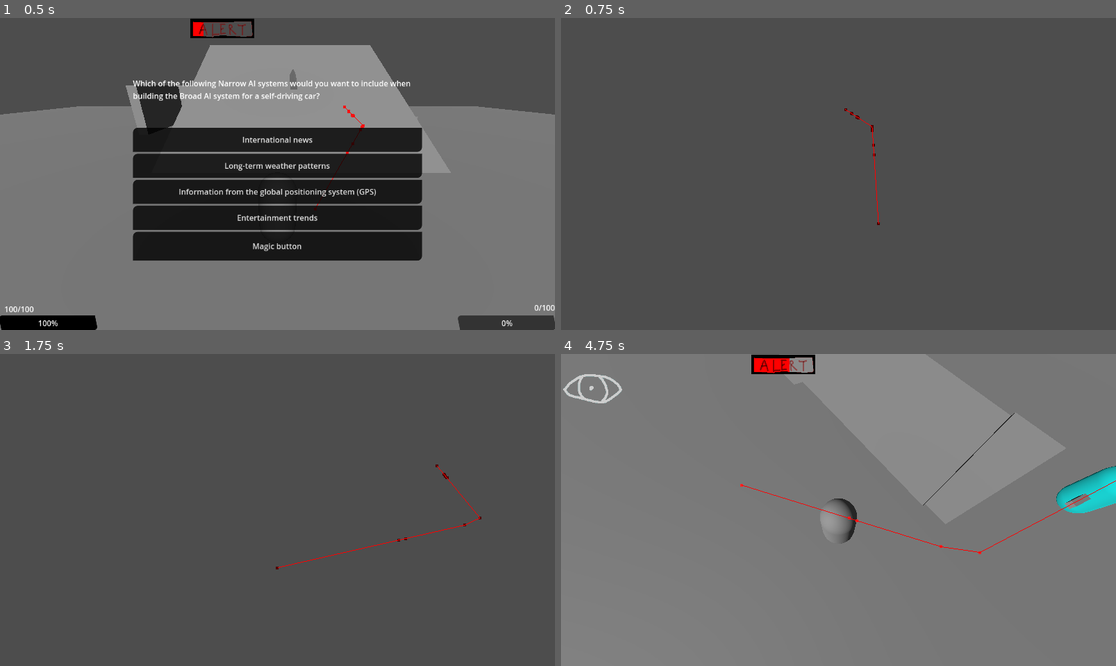
Above: before the commit, frames 1-4 (two rows, left to right).
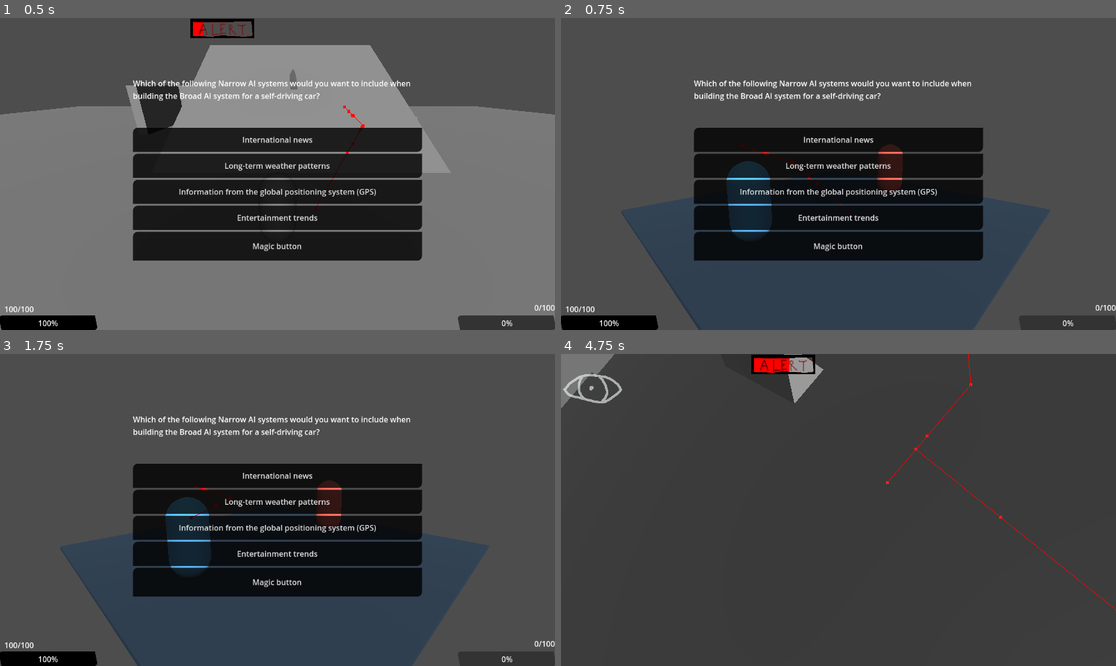
Above: after the commit, the same moments.

Repository: COMP2281/software-engineering-group24-25-06
Game: Godot game, scene res://scenes/missions/main.tscn
Two runs of this game, one before a commit and one after it. Both use one fixed random seed, a clock stepped at 60 frames per second and the inputs below.
Inputs (mouse positions are in pixels of both pictures, inside the frame that each line leads up to):
- Up to frame 1 (0.5 s): no input
- Up to frame 2 (0.75 s): tap Enter (ui_accept) at 0.5 s; move the mouse to (866, 174) at 0.52 s; hold W (forward) from 0.53 s (still down); tap B (change_battle) at 0.6 s
- Up to frame 3 (1.75 s): keep holding W (forward); tap Enter (ui_accept) at 0.77, 1.52 s; tap M (change_mission) at 0.8, 1.35 s; move the mouse to (249, 510) at 1.27 s; tap B (change_battle) at 1.55 s
- Up to frame 4 (4.75 s): release W (forward) at 2 s; click (838, 475) at 2 s, where only the run after the commit has a clickable "International news"; tap Enter (ui_accept) at 2.75, 3.77, 4.52 s; move the mouse to (894, 441) at 2.77 s; hold D (strafe_right) 2.78-3.53 s; tap B (change_battle) at 2.85, 3.8 s; tap M (change_mission) at 3.05, 3.6, 4.55 s; move the mouse to (832, 516) at 3.52 s; hold W (forward) 3.53-4.28 s; move the mouse to (1005, 556) at 4.27 s; hold A (strafe_left) from 4.28 s (still down); right-click (1005, 556) at 4.35 s

Frame 1 is identical in both runs. In frame 2, 41% of the frame differs, in the area x 0-100%, y 20-100%; in frame 3, 41%; in frame 4, 98%, in the area x 0-100%, y 0-100%.
Error before the commit: Invalid access to property or key 'enemy_encountered' on a base object of type 'Dictionary'. (res://scripts/scene_coordinator/states/encounter_state.gd:10)
Error after the commit: Invalid access to property or key 'enemy_encountered' on a base object of type 'Dictionary'. (res://scripts/scene_coordinator/states/encounter_state.gd:12)

Commit message:
Updates to scene transition in preparation

Diff:
--- a/scripts/battle/battle.gd
+++ b/scripts/battle/battle.gd
@@ -18,7 +18,7 @@
 var enemy_being_fought: Enemy = null
 var current_question: Question = null
 
-func prepare_enter(fighting_enemy: Enemy) -> void:
+func entered_from_mission(fighting_enemy: Enemy) -> void:
 	enemy_being_fought = fighting_enemy
 	enemy.enemy_resource = enemy_being_fought.enemy_resource
 	enemy_max_health = enemy.enemy_resource.health
@@ -27,6 +27,7 @@
 
 	ui.set_enemy(enemy.enemy_resource)
 
+func prepare_enter() -> void:
 	$CanvasLayer.show()
 	$Camera3D.make_current()
 
@@ -171,7 +172,7 @@
 	# TODO: Timer after victory (probably should be some animation that plays that we await?)
 	await get_tree().create_timer(1.0).timeout
 
-	SceneCoordinator.change_scene.emit("Mission", { "enemy_defeated": enemy_being_fought })
+	SceneCoordinator.change_scene.emit(SceneType.Name.MISSION, { "enemy_defeated": enemy_being_fought })
 
 func _on_player_health_changed(new_health: float):
 	player_health.value = new_health
--- a/scripts/enemy/enemy.gd
+++ b/scripts/enemy/enemy.gd
@@ -72,7 +72,7 @@
 		# TODO: very temporary, just make it so we can transition back to this scene
 		#	without instantly being thrown into another encounter
 		$Security.new_suspicion_level.emit(0.0, false) # TODO: should be in enter
-		SceneCoordinator.change_scene.emit("Encounter", {"enemy_encountered": self})
+		SceneCoordinator.change_scene.emit(SceneType.Name.BATTLE, {"enemy_encountered": self})
 
 func _physics_process(delta: float) -> void:
 	var destination: Vector3 = navigation_agent_3d.get_next_path_position()
--- a/scripts/scene_coordinator/scene_coordinator.gd
+++ b/scripts/scene_coordinator/scene_coordinator.gd
@@ -1,11 +1,31 @@
 extends Node
+
+# TODO: the lengths to get a global enum...
+@export var type : SceneType.Name = SceneType.Name.MISSION
+
+func get_scene_name(scene: SceneType.Name) -> String:
+	match scene:
+		SceneType.Name.MISSION: return "Mission"
+		SceneType.Name.BATTLE: return "Encounter"
+		SceneType.Name.HUB: return "Hub"
+
+	return "Unknown"
+
+func get_scene_enum(scene: String) -> SceneType.Name:
+	match scene:
+		"Mission": return SceneType.Name.MISSION
+		"Encounter": return SceneType.Name.BATTLE
+		"Hub": return SceneType.Name.HUB
+
+	# Default to mission scene
+	return SceneType.Name.MISSION
 
 # When changing scene, the metadata is passed both to the scene we're exiting from, and the scene
 #	we're entering
-signal change_scene(scene: String, metadata: Dictionary)
+signal change_scene(scene: SceneType.Name, metadata: Dictionary)
 
 func _process(_delta: float) -> void:
 	if Input.is_action_just_pressed("change_battle"):
-		change_scene.emit("Encounter", {})
+		change_scene.emit(SceneType.Name.BATTLE, {})
 	if Input.is_action_just_pressed("change_mission"):
-		change_scene.emit("Mission", {})
+		change_scene.emit(SceneType.Name.MISSION, {})
--- /dev/null
+++ b/scripts/scene_coordinator/scene_type.gd
@@ -0,0 +1,5 @@
+class_name SceneType
+
+enum Name {
+	MISSION, BATTLE, HUB
+}
--- a/scripts/scene_coordinator/states/encounter_state.gd
+++ b/scripts/scene_coordinator/states/encounter_state.gd
@@ -1,13 +1,17 @@
 extends GameSceneState
 
 var child_scene: EncounterNode = null
+@export var type : SceneType.Name = SceneType.Name.MISSION
 
 func _ready() -> void:
-	SceneCoordinator.change_scene.connect(func(state: String, metadata: Dictionary): finished.emit(state, metadata))
+	SceneCoordinator.change_scene.connect(func(state: SceneType.Name, metadata: Dictionary): finished.emit(SceneCoordinator.get_scene_name(state), metadata))
 	child_scene = get_tree().get_first_node_in_group("encounter_group")
 
-func enter(_previous_state_path: String, data := {}) -> void:
-	child_scene.prepare_enter(data["enemy_encountered"])
+func enter(previous_state_path: String, data := {}) -> void:
+	if SceneCoordinator.get_scene_enum(previous_state_path) == SceneType.Name.MISSION:
+		child_scene.entered_from_mission(data["enemy_encountered"])
+
+	child_scene.prepare_enter()
 	_enable_processing(child_scene)
 
 func exit(data := {}) -> void:
--- a/scripts/scene_coordinator/states/mission_state.gd
+++ b/scripts/scene_coordinator/states/mission_state.gd
@@ -1,15 +1,16 @@
 extends GameSceneState
 
 var child_scene: MissionNode = null
+@export var type : SceneType.Name = SceneType.Name.MISSION
 
 func _ready() -> void:
-	SceneCoordinator.change_scene.connect(func(state: String, metadata: Dictionary): finished.emit(state, metadata); print("Hello"))
+	SceneCoordinator.change_scene.connect(func(state: SceneType.Name, metadata: Dictionary): finished.emit(SceneCoordinator.get_scene_name(state), metadata))
 	child_scene = get_tree().get_first_node_in_group("mission_group")
 
 func enter(previous_state_path: String, data := {}) -> void:
 	# We expect the data passed to contain the "enemy_defeated field"
-	# TODO: maybe dedicated structus for EncounterToMission (etc.)
-	if previous_state_path == "Encounter":
+	# TODO: maybe dedicated structures for EncounterToMission (etc.)
+	if SceneCoordinator.get_scene_enum(previous_state_path) == SceneType.Name.BATTLE:
 		child_scene.entered_from_encounter(data)
 
 	child_scene.prepare_enter()
Not shown: 5 places in scenes/missions/enemy_hunt_scene.tscn that only renumber resources
